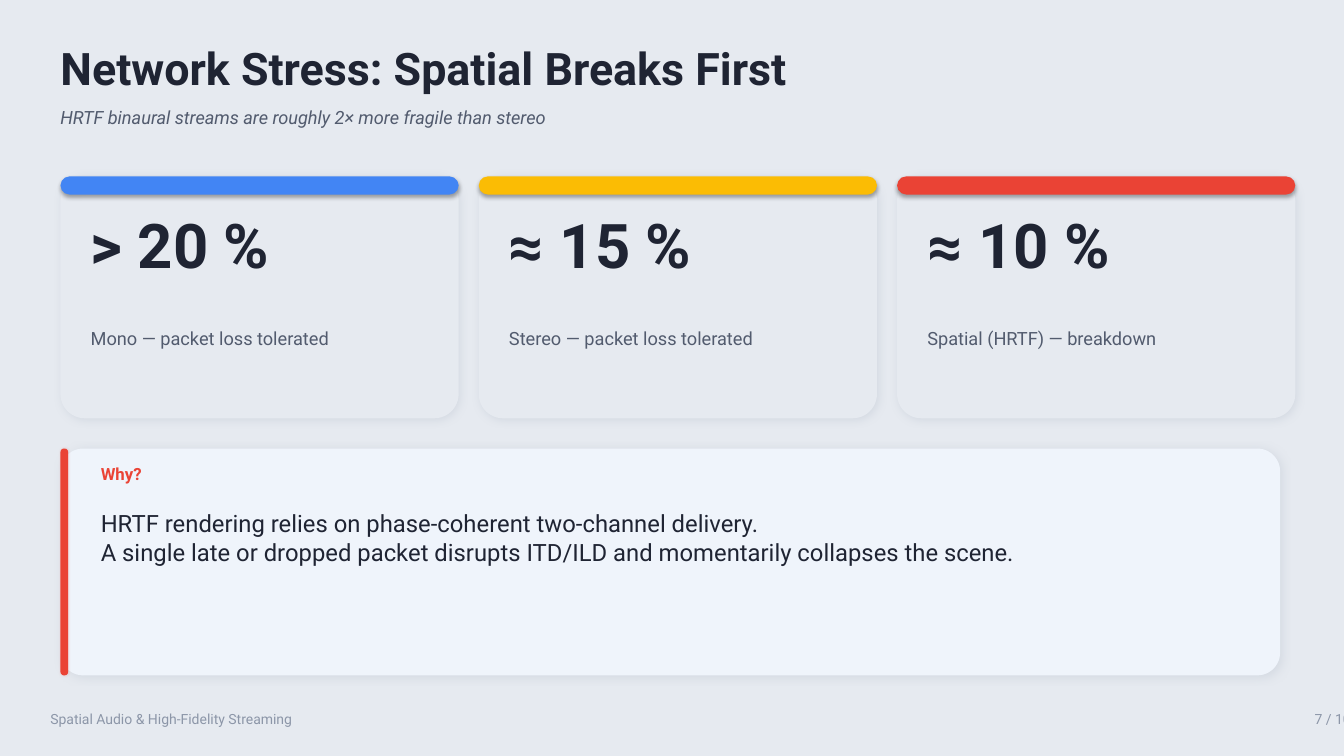
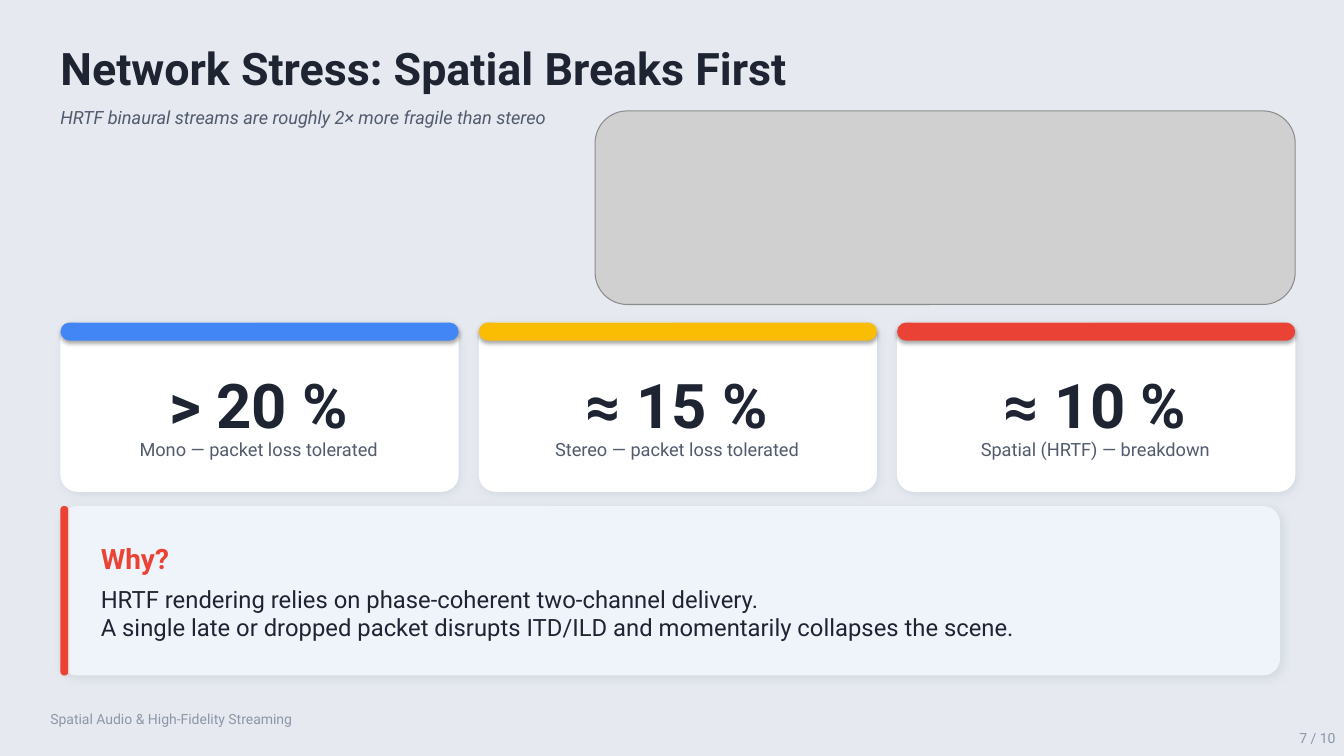
Before and after one commit to vanowarna/spatial-audio-and-high-fidelity-streaming, a slide deck: slide 7 of deliverables/Spatial_Audio_Presentation.pptx. Drawn at 1344x756 pixels with LibreOffice and Linux fonts; fonts in the diff are those of the drawing; grey boxes stand for pictures. Boxes give left, top, right and bottom in pixels: in the first picture for what was removed or moved away, otherwise in the second. Text is boxed around its words. In the diff, an @@ line names an element or a change of style, - is before the commit and + after.

```diff
--- a/deliverables/Spatial_Audio_Presentation.pptx
+++ b/deliverables/Spatial_Audio_Presentation.pptx
@@ picture added at (x1=595, y1=111, x2=1296, y2=304) @@
@@ rounded rectangle resized from (x1=60, y1=176, x2=459, y2=418) to (x1=60, y1=323, x2=459, y2=492) @@
@@ rounded rectangle resized from (x1=479, y1=176, x2=877, y2=418) to (x1=479, y1=323, x2=877, y2=492) @@
@@ 3 rounded rectangles moved together from (x1=60, y1=176, x2=1296, y2=195) to (x1=60, y1=323, x2=1296, y2=341) @@
@@ fill #E6EAF0 to #FFFFFF in 3 elements at (x1=60, y1=323, x2=459, y2=492), (x1=479, y1=323, x2=877, y2=492), (x1=897, y1=323, x2=1296, y2=492) @@
@@ rounded rectangle resized from (x1=897, y1=176, x2=1296, y2=418) to (x1=897, y1=323, x2=1296, y2=492) @@
@@ text "> 20 %" moved from (x1=138, y1=223, x2=209, y2=269) to (x1=216, y1=383, x2=287, y2=443) @@
@@ text "≈ 15 %" moved from (x1=560, y1=224, x2=631, y2=269) to (x1=636, y1=384, x2=707, y2=443) @@
@@ alignment left to centre in 6 elements at (x1=140, y1=442, x2=378, y2=460), (x1=555, y1=442, x2=799, y2=460), (x1=981, y1=442, x2=1210, y2=460), (x1=216, y1=383, x2=287, y2=443), (x1=636, y1=384, x2=707, y2=443), (x1=1055, y1=383, x2=1126, y2=443) @@
@@ text "≈ 10 %" moved from (x1=978, y1=223, x2=1049, y2=269) to (x1=1055, y1=383, x2=1126, y2=443) @@
@@ text "Mono — packet loss tolerated" moved from (x1=91, y1=331, x2=329, y2=349) to (x1=140, y1=442, x2=378, y2=460) @@
@@ text "Stereo — packet loss tolerated" moved from (x1=509, y1=331, x2=753, y2=349) to (x1=555, y1=442, x2=799, y2=460) @@
@@ text "Spatial (HRTF) — breakdown" moved from (x1=927, y1=330, x2=1156, y2=349) to (x1=981, y1=442, x2=1210, y2=460) @@
@@ rounded rectangle resized from (x1=60, y1=449, x2=1280, y2=676) to (x1=60, y1=506, x2=1280, y2=676) @@
@@ rounded rectangle resized from (x1=60, y1=449, x2=69, y2=676) to (x1=60, y1=506, x2=69, y2=676) @@
@@ text "Why?" moved from (x1=101, y1=467, x2=142, y2=484) to (x1=101, y1=548, x2=169, y2=575) @@
@@ text "Why?" at (x1=101, y1=548, x2=169, y2=575): size 12 to 20 pt @@
@@ text "HRTF rendering relies on phase-coherent ..." moved from (x1=101, y1=514, x2=1013, y2=566) to (x1=101, y1=590, x2=1013, y2=641) @@
@@ text "7 / 10" rewrapped from (x1=1315, y1=714, x2=1344, y2=724) to (x1=1299, y1=733, x2=1336, y2=743) @@
```
Also in this commit, not shown: 9 other slides changed, 15 other files.
